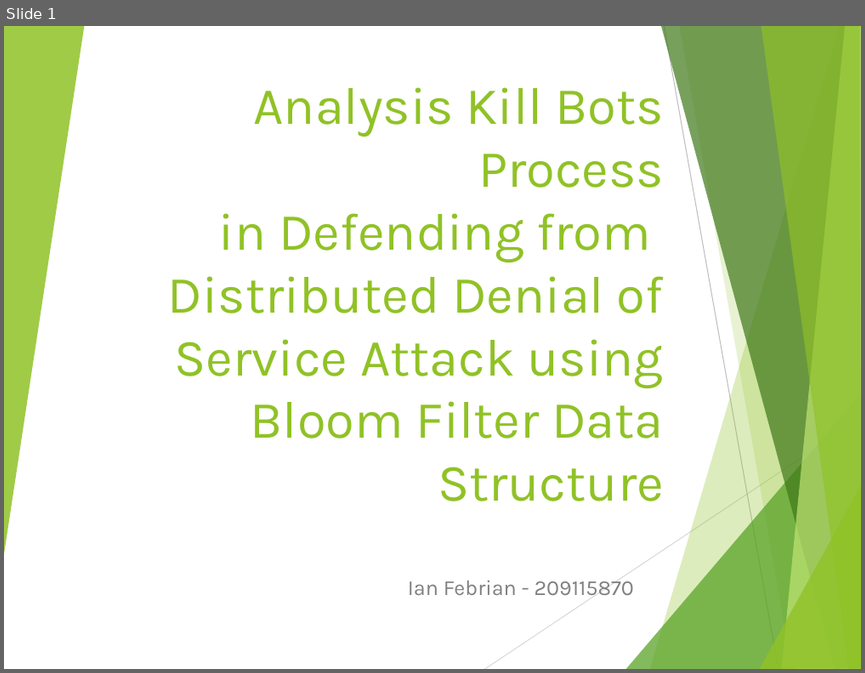
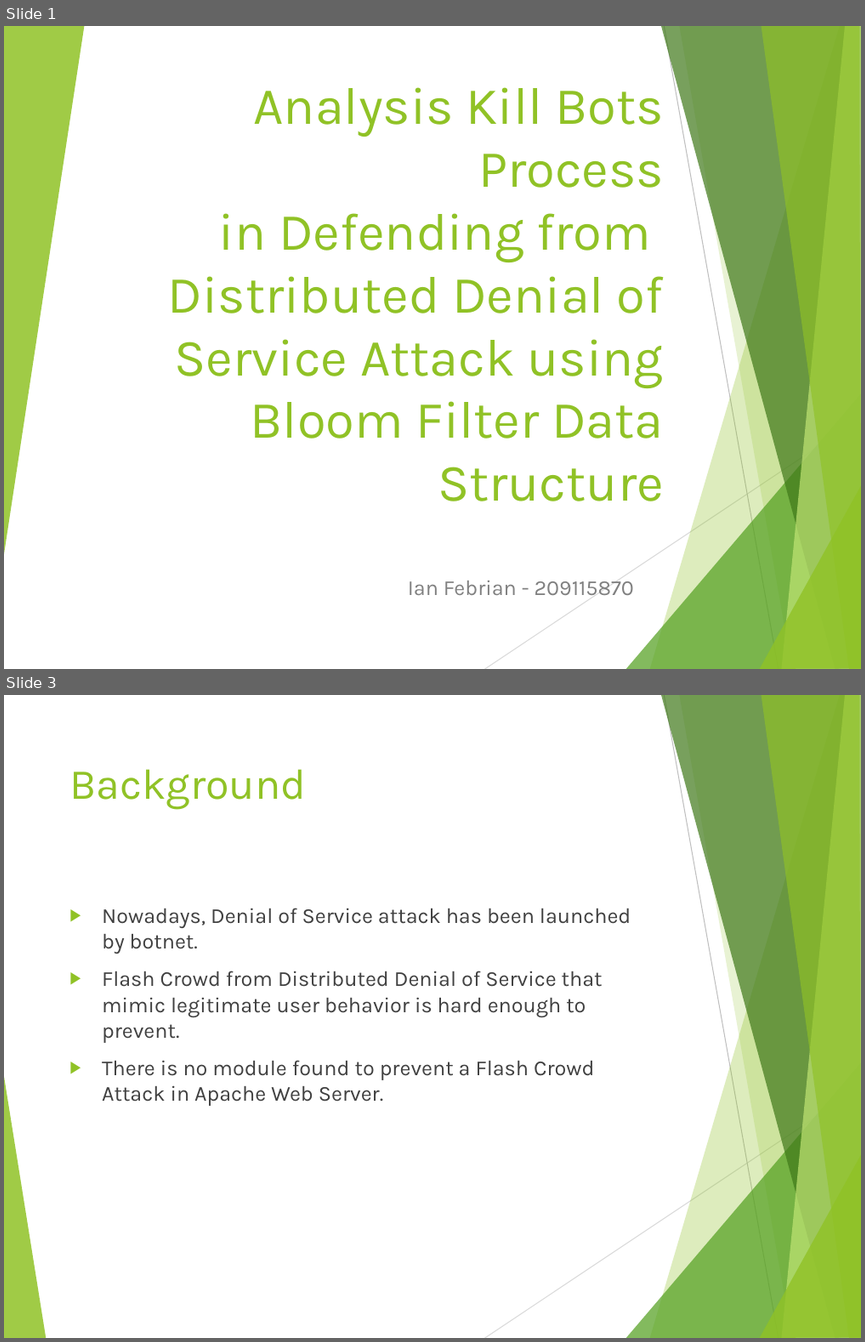
Before and after one commit to iankinch84/TugasAkhirSTTS, a slide deck: _TUGAS AKHIR/BUKU/Current/Presentasi/Presentasi Seminar.pptx. Shown one above the other, each under a label of ours: slide 1 before the commit, slides 1 and 3 after it; the slides between them are not shown. The pictures are 865x673 and 865x1342 pixels, drawn with LibreOffice and Linux fonts; fonts in the diff are those of the drawing. Boxes give left, top, right and bottom in pixels: in the first picture for what was removed or moved away, otherwise in the second. Text is boxed around its words. In the diff, an @@ line names an element or a change of style, - is before the commit and + after.

```diff
--- a/_TUGAS AKHIR/BUKU/Current/Presentasi/Presentasi Seminar.pptx
+++ b/_TUGAS AKHIR/BUKU/Current/Presentasi/Presentasi Seminar.pptx
@@ slide 3 added at bbox=[4, 695, 861, 1338], background #FFFFFF; not listed: 9 template elements that a slide beside it also shows @@
@@ title added at bbox=[69, 769, 306, 810], 36 pt, text #90C226 @@
+Background
@@ text added at bbox=[102, 907, 630, 1106], 18 pt, text #404040 @@
+▶ Nowadays, Denial of Service attack has been launched by botnet.
+▶ Flash Crowd from Distributed Denial of Service that mimic legitimate user behavior is hard enough to prevent.
+▶ There is no module found to prevent a Flash Crowd Attack in Apache Web Server.
@@ freeform shape added at bbox=[4, 1072, 46, 1338], fill #90C226 at 85% opacity @@
```
Also in this commit, not shown: 1 slide changed, 31 other slides added, 1 slide removed, 9 other files.
